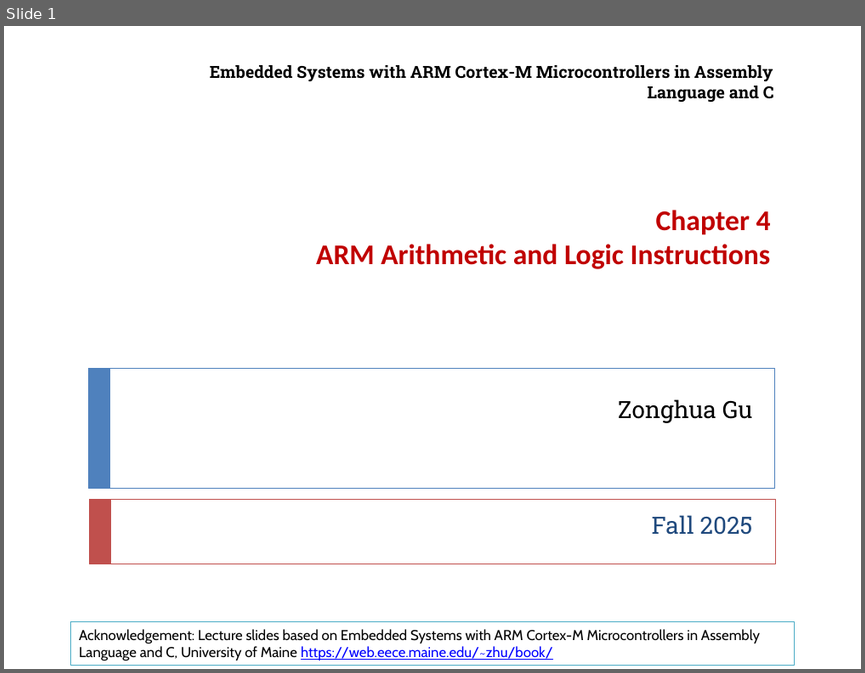
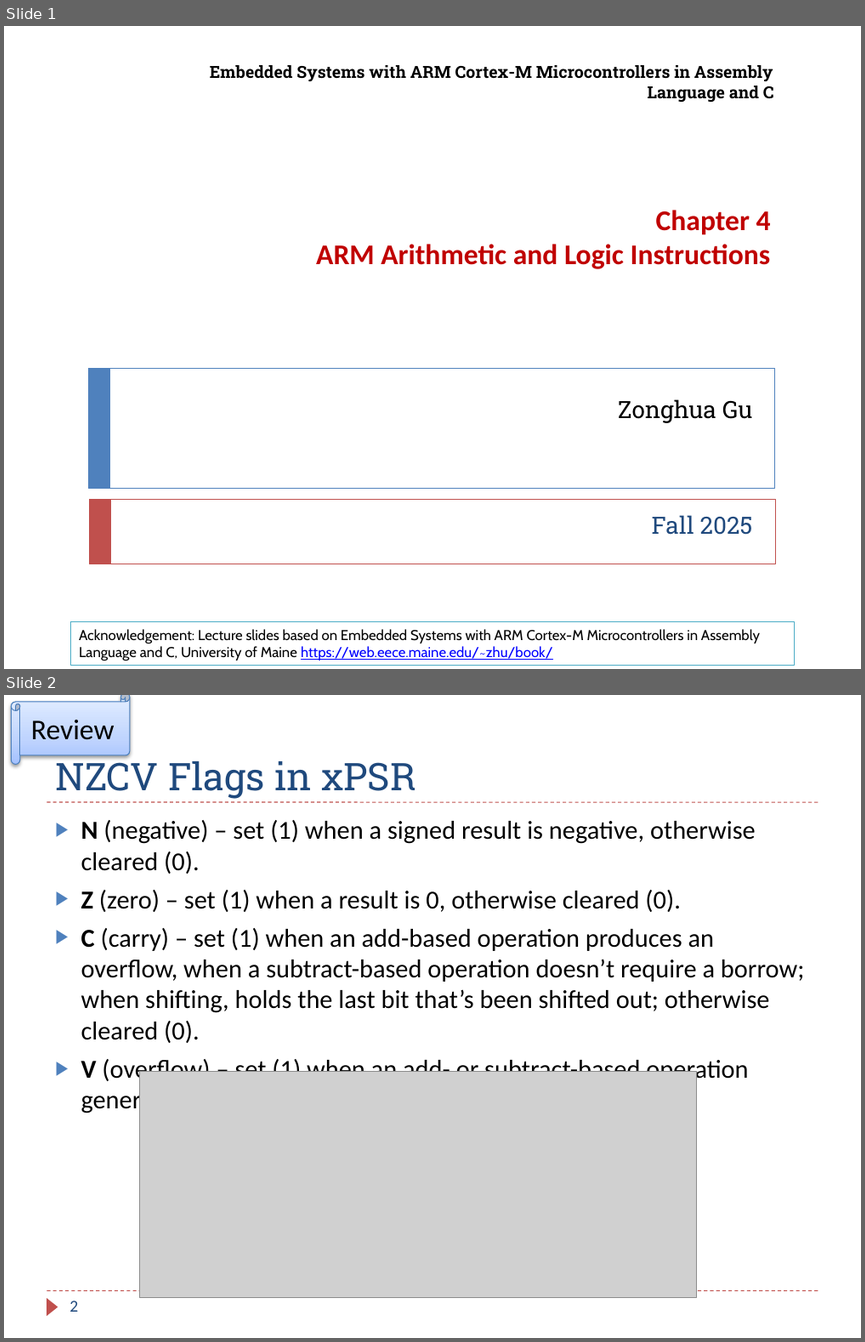
Before and after one commit to guhofstra/CSC111Fa25, a slide deck: PPTs/ZDELETED.pptx. Shown one above the other, each under a label of ours: slide 1 before the commit, slides 1 and 2 after it. The pictures are 865x673 and 865x1342 pixels, drawn with LibreOffice and Linux fonts; fonts in the diff are those of the drawing; grey boxes stand for pictures. Boxes give left, top, right and bottom in pixels: in the first picture for what was removed or moved away, otherwise in the second. Text is boxed around its words. In the diff, an @@ line names an element or a change of style, - is before the commit and + after.

```diff
--- a/PPTs/ZDELETED.pptx
+++ b/PPTs/ZDELETED.pptx
@@ slide 2 added at bbox=[4, 695, 861, 1338], background #FFFFFF @@
@@ horizontal scroll added at bbox=[11, 695, 129, 764], fill gradient #A4C4FF to #BFD4FF to #E6EEFF, outline #4B7EBC 0.75 pt, 24 pt, text #000000 @@
+Review
@@ title added at bbox=[55, 755, 416, 799], 32 pt, text #1F497D @@
+NZCV Flags in xPSR
@@ line added from (46, 802) to (818, 802), #C0504D 0.75 pt dashed @@
@@ text added at bbox=[81, 820, 804, 1083], 21.7 pt, text #000000 @@
+▶ N (negative) – set (1) when a signed result is negative, otherwise cleared (0).
+▶ Z (zero) – set (1) when a result is 0, otherwise cleared (0).
+▶ C (carry) – set (1) when an add-based operation produces an overflow, when a subtract-based operation doesn’t require a borrow; when shifting, holds the last bit that’s been shifted out; otherwise cleared (0).
+▶ V (overflow) – set (1) when an add- or subtract-based operation generates a signed overflow, otherwise cleared (0).
@@ picture added at bbox=[139, 1072, 696, 1297] @@
@@ line added from (46, 1291) to (818, 1291), #C0504D 0.75 pt dashed @@
@@ triangle added at bbox=[46, 1298, 58, 1315], fill #C0504D @@
@@ page number added at bbox=[69, 1300, 78, 1311], 14 pt, text #1F497D @@
+2
```
Also in this commit, not shown: 1 other file.
